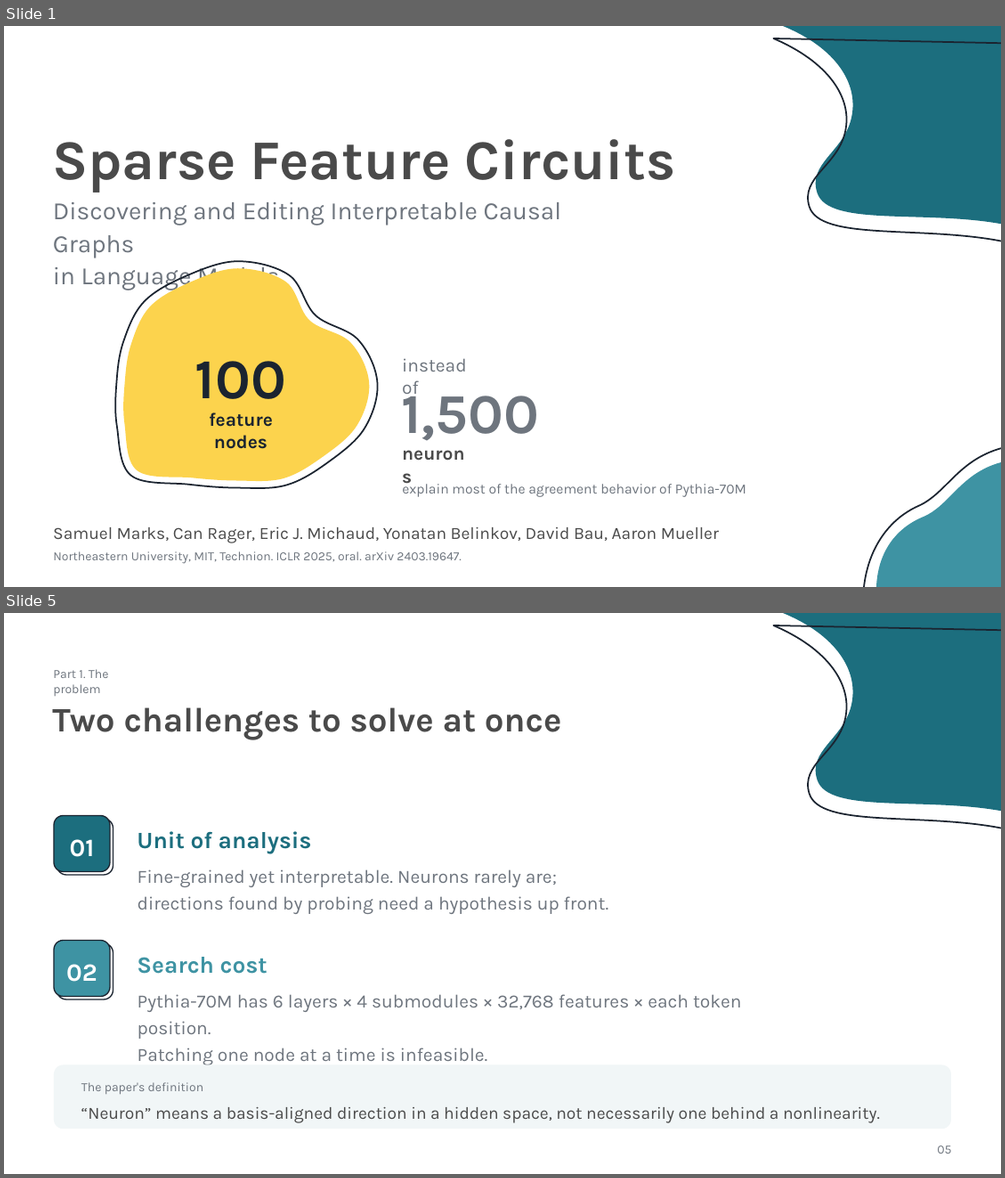
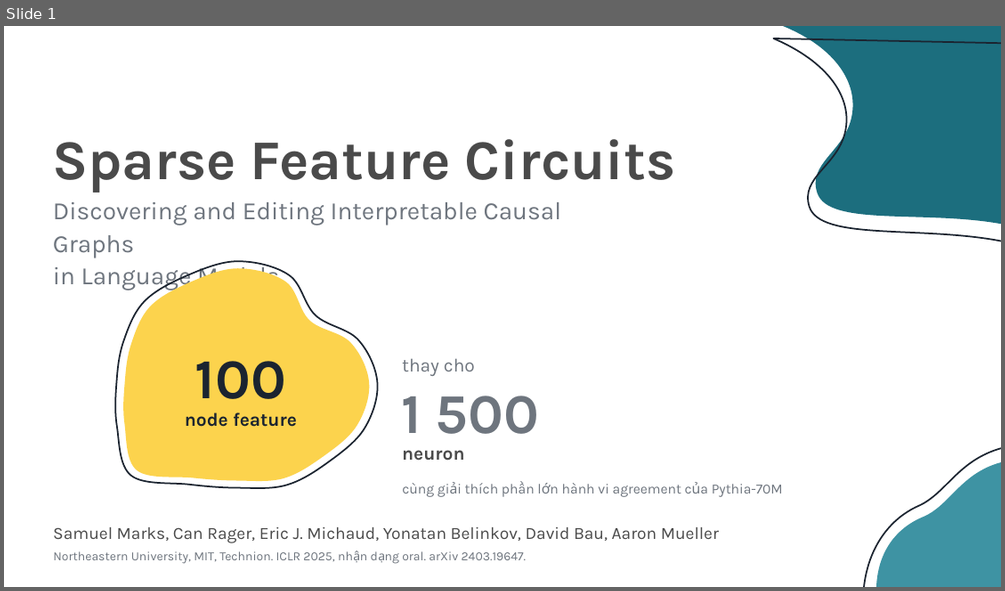
Before and after one commit to jasonhoang6201/xai-sparse-feature-circuits, a slide deck: slide/sparse-feature-circuits-seminar.pptx. Shown one above the other, each under a label of ours: slides 1 and 5 before the commit, slide 1 after it; the slides between them are not shown. The pictures are 1005x1178 and 1005x591 pixels, drawn with LibreOffice and Linux fonts; fonts in the diff are those of the drawing. Boxes give left, top, right and bottom in pixels: in the first picture for what was removed or moved away, otherwise in the second. Text is boxed around its words. In the diff, an @@ line names an element or a change of style, - is before the commit and + after.

```diff
--- a/slide/sparse-feature-circuits-seminar.pptx
+++ b/slide/sparse-feature-circuits-seminar.pptx
@@ slide 5 removed at (x1=4, y1=613, x2=1001, y2=1174), background #FFFFFF @@
@@ freeform shape removed at (x1=774, y1=625, x2=1001, y2=828) @@
@@ freeform shape removed at (x1=783, y1=613, x2=1001, y2=814) @@
@@ text removed at (x1=53, y1=669, x2=109, y2=696) @@
-Part 1. The problem
@@ text removed at (x1=52, y1=707, x2=562, y2=740) @@
-Two challenges to solve at once
@@ group removed at (x1=54, y1=816, x2=609, y2=914): 3 texts, 2 rounded rectangles @@
-01
-Unit of analysis
-Fine-grained yet interpretable. Neurons rarely are;
-directions found by probing need a hypothesis up front.
@@ group removed at (x1=54, y1=941, x2=742, y2=1065): 3 texts, 2 rounded rectangles @@
-02
-Search cost
-Pythia-70M has 6 layers × 4 submodules × 32,768 features × each token position.
-Patching one node at a time is infeasible.
@@ rounded rectangle removed at (x1=54, y1=1064, x2=952, y2=1128) @@
@@ text removed at (x1=81, y1=1082, x2=204, y2=1094) @@
-The paper's definition
@@ text removed at (x1=81, y1=1107, x2=880, y2=1123) @@
-“Neuron” means a basis-aligned direction in a hidden space, not necessarily one behind a nonlinearity.
@@ text removed at (x1=937, y1=1145, x2=951, y2=1153) @@
-05
@@ slide 1 changed as well @@
@@ text at (x1=402, y1=358, x2=475, y2=376): text changed @@
-instead of
+thay cho
@@ text at (x1=401, y1=395, x2=539, y2=434): text changed @@
-1,500
+1 500
@@ text at (x1=185, y1=412, x2=297, y2=426): text changed @@
-feature nodes
+node feature
@@ text at (x1=402, y1=483, x2=783, y2=497): text changed @@
-explain most of the agreement behavior of Pythia-70M
+cùng giải thích phần lớn hành vi agreement của Pythia-70M
@@ text at (x1=53, y1=551, x2=526, y2=564): text changed @@
-Northeastern University, MIT, Technion. ICLR 2025, oral. arXiv 2403.19647.
+Northeastern University, MIT, Technion. ICLR 2025, nhận dạng oral. arXiv 2403.19647.
```
Also in this commit, not shown: 25 other slides changed, 5 slides added, 4 other slides removed, 13 other files.
